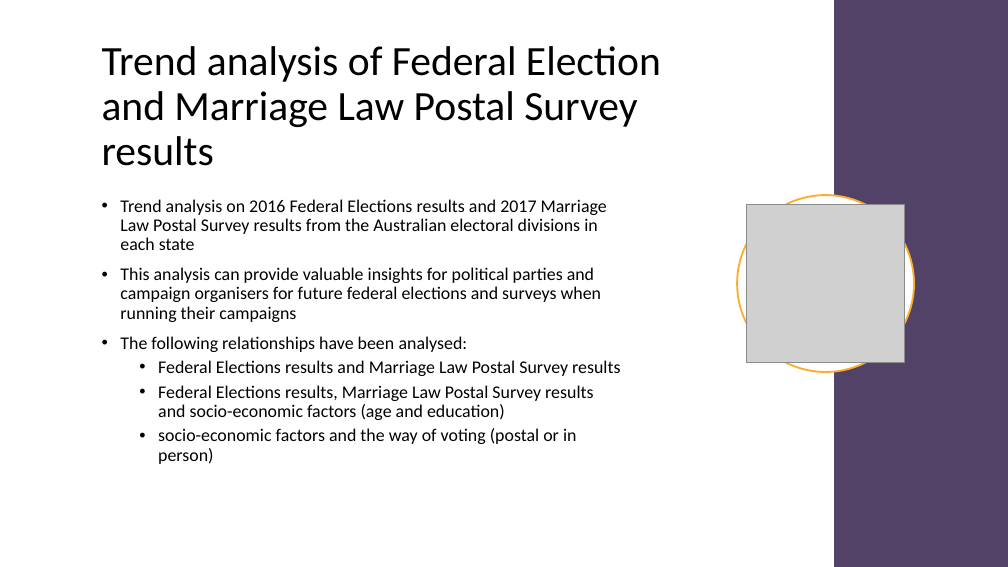
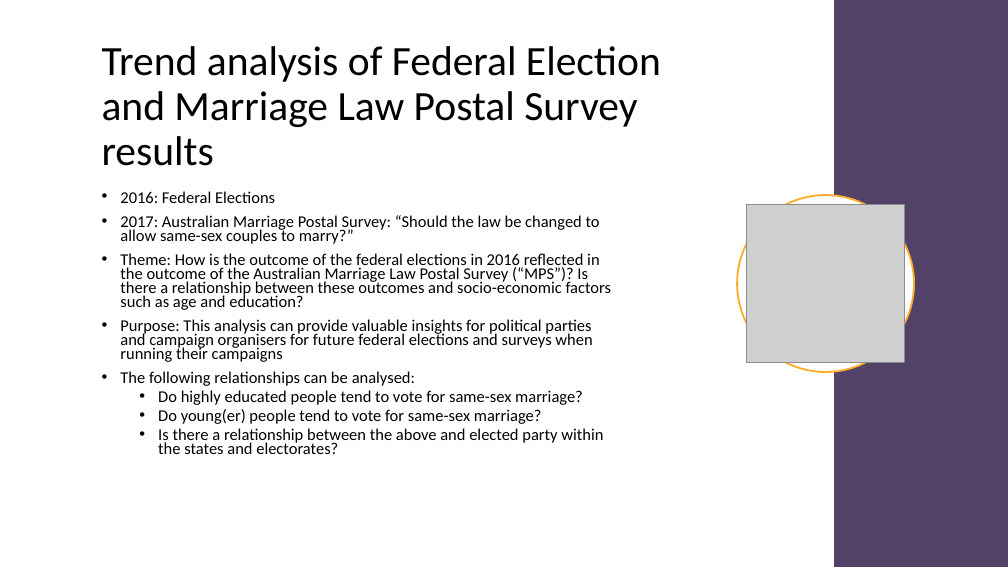
Before and after one commit to dan1ellec/Project-2, a slide deck: slide 3 of Australian Marriage Law Postal Survey 2017.pptx. Drawn at 1008x567 pixels with LibreOffice and Linux fonts; fonts in the diff are those of the drawing; grey boxes stand for pictures. Boxes give left, top, right and bottom in pixels: in the first picture for what was removed or moved away, otherwise in the second. Text is boxed around its words. In the diff, an @@ line names an element or a change of style, - is before the commit and + after.

Commit message:
updated slides

```diff
--- a/Australian Marriage Law Postal Survey 2017.pptx
+++ b/Australian Marriage Law Postal Survey 2017.pptx
@@ text "2016: Federal Elections" at [120,191,612,454]: vertical alignment middle to top @@
@@ text at [120,191,612,454]: text changed; size 17 to 15.7 pt @@
-• Trend analysis on 2016 Federal Elections results and 2017 Marriage Law Postal Survey results from the Australian electoral divisions in each state
-• This analysis can provide valuable insights for political parties and campaign organisers for future federal elections and surveys when running their campaigns
-• The following relationships have been analysed:
-  • Federal Elections results and Marriage Law Postal Survey results
-  • Federal Elections results, Marriage Law Postal Survey results and socio-economic factors (age and education)
-  • socio-economic factors and the way of voting (postal or in person)
+• 2016: Federal Elections
+• 2017: Australian Marriage Postal Survey: “Should the law be changed to allow same-sex couples to marry?”
+• Theme: How is the outcome of the federal elections in 2016 reflected in the outcome of the Australian Marriage Law Postal Survey (“MPS”)? Is there a relationship between these outcomes and socio-economic factors such as age and education?
+• Purpose: This analysis can provide valuable insights for political parties and campaign organisers for future federal elections and surveys when running their campaigns
+• The following relationships can be analysed:
+  • Do highly educated people tend to vote for same-sex marriage?
+  • Do young(er) people tend to vote for same-sex marriage?
+  • Is there a relationship between the above and elected party within the states and electorates?
```
Also in this commit, not shown: 9 other slides changed, 9 slides added, 3 slides removed.
